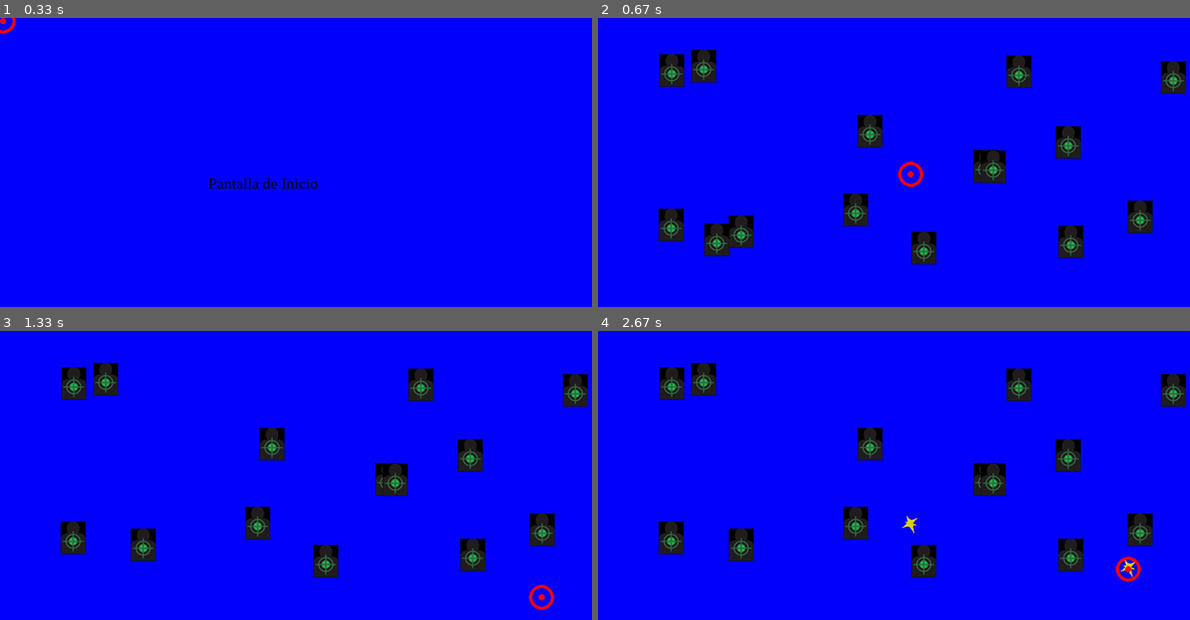
Above: before the commit, frames 1-4 (two rows, left to right).
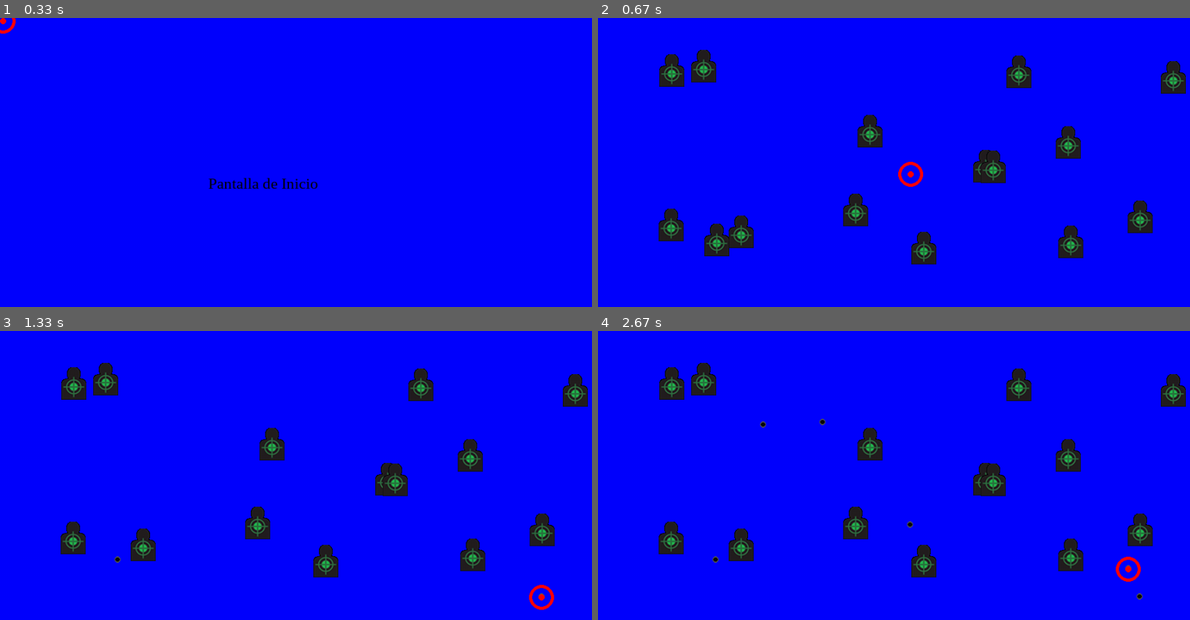
Above: after the commit, the same moments.

Repository: PerrottaJulian/Pygame-AimLab
Game: pygame game, started from borrador_aimlabs.py
The game is run twice, just before and just after one commit, with the same random seed, the same clock (stepped at 60 frames per second) and the same inputs.
Inputs (mouse positions are in pixels of both pictures, inside the frame that each line leads up to):
- Up to frame 1 (0.33 s): no input
- Up to frame 2 (0.67 s): click (911, 174) at 0.38 s
- Up to frame 3 (1.33 s): click (118, 559) at 0.72 s; click (538, 596) at 1.05 s
- Up to frame 4 (2.67 s): click (763, 423) at 1.38 s; click (911, 524) at 1.72 s; click (822, 423) at 2.05 s; click (1130, 567) at 2.38 s

Frame 1 is identical in both runs. In frame 2, 1.5% of the frame differs, in the area x 10-100%, y 10-80%; in frame 3, 1.4%; in frame 4, 1.6%, in the area x 10-100%, y 10-94%.

Commit message:
29/11/23 2
Creado archivo de juego principal con clases.
Sprite de disparo mejorado

Diff:
--- /dev/null
+++ b/aimlabs.py
@@ -0,0 +1,44 @@
+import pygame, time, random
+pygame.init()
+pygame.mixer.init()
+
+#Constantes
+full_black = (0,0,0)
+black = (2,2,2)
+white = (255,255,255)
+blue = (0,0,255)
+red = (255,0,0)
+green = (0,255,0)
+grey = (50,50,50)
+dark_blue = (0, 0, 15)
+
+SCREEN_LENGHT = 1000
+SCREEN_HIGH = 500
+
+MIDDLE = (SCREEN_LENGHT//3, SCREEN_HIGH//2)
+
+#Pantalla
+screen = pygame.display.set_mode((SCREEN_LENGHT, SCREEN_HIGH))
+pygame.display.set_caption("AimLab")
+pygame.mouse.set_visible(0)
+clock = pygame.time.Clock()
+font = pygame.font.SysFont("serif", 25)
+
+#sonido
+gunshot = pygame.mixer.Sound("sprites_sounds/gunshot.mp3")
+clang = pygame.mixer.Sound("sprites_sounds/target_sound.mp3")
+
+#Sprites
+class Target(pygame.sprite.Sprite):
+    def __init__(self):
+        super().__init__()
+        self.image = pygame.image.load("sprites_sounds/target2.png").convert()
+        #self.image.set_colorkey(full_black)
+        self.rect = self.image.get_rect()
+
+class Shot(pygame.sprite.Sprite):
+    def __init__(self):
+        super().__init__()
+        self.image = pygame.image.load("sprites_sounds/45724.png").convert()
+        self.image.set_colorkey(full_black)
+        self.rect = self.image.get_rect()
--- a/borrador_aimlabs.py
+++ b/borrador_aimlabs.py
@@ -34,13 +34,13 @@
     def __init__(self):
         super().__init__()
         self.image = pygame.image.load("sprites_sounds/target2.png").convert()
-        #self.image.set_colorkey(full_black)
+        self.image.set_colorkey(full_black)
         self.rect = self.image.get_rect()
 
 class Shot(pygame.sprite.Sprite):
     def __init__(self):
         super().__init__()
-        self.image = pygame.image.load("sprites_sounds/45724.png").convert()
+        self.image = pygame.image.load("sprites_sounds/disparo4.png").convert()
         self.image.set_colorkey(full_black)
         self.rect = self.image.get_rect()
 
@@ -101,8 +101,8 @@
                 gameover = True
             elif event.type == pygame.MOUSEBUTTONDOWN:
                 shot = Shot()
-                shot.rect.x = mouse_pos[0] -15
-                shot.rect.y = mouse_pos[1] -20
+                shot.rect.x = mouse_pos[0] -5
+                shot.rect.y = mouse_pos[1] -8
 
                 shot_list.add(shot)
                 all_sprites_list.add(shot)
@@ -127,10 +127,10 @@
     for shot in shot_list:
         target_hit_list = pygame.sprite.spritecollide(shot, target_list, True)
         r = random.randint(1,10)
-        if r == 1 :
+        """if r == 1 :
 
             shot_list.remove(shot)
-            all_sprites_list.remove(shot)
+            all_sprites_list.remove(shot)"""
         for hit in target_hit_list:
             clang.play()
 
Binary file changed: sprites_sounds/disparo4.png
